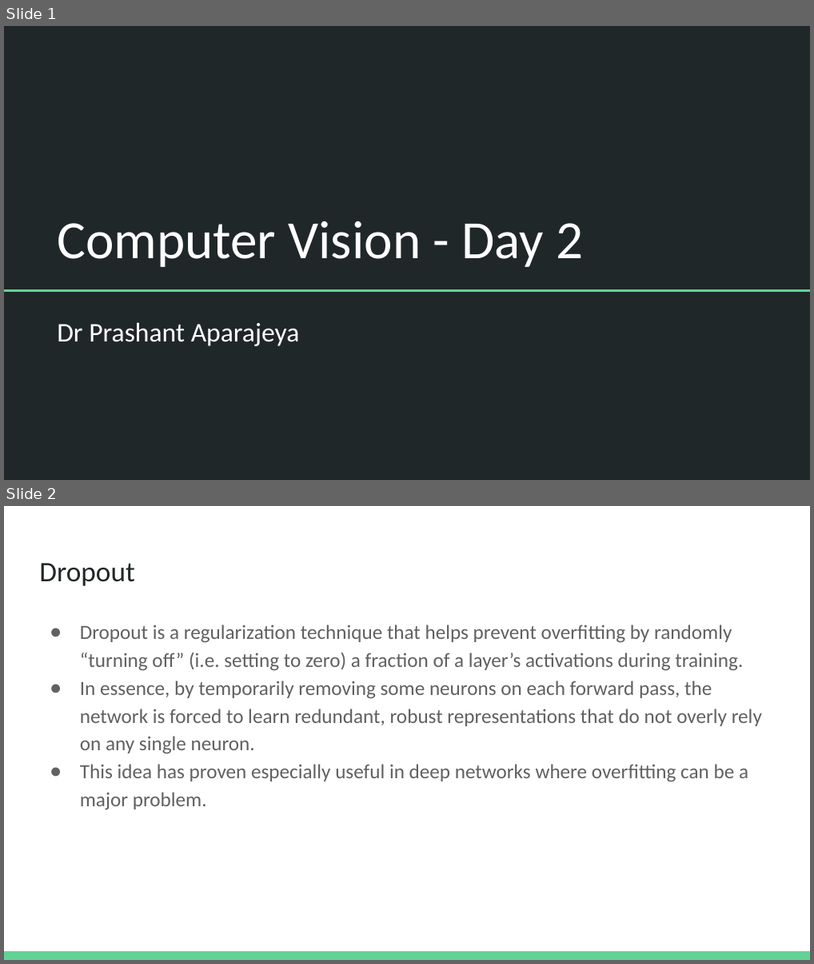
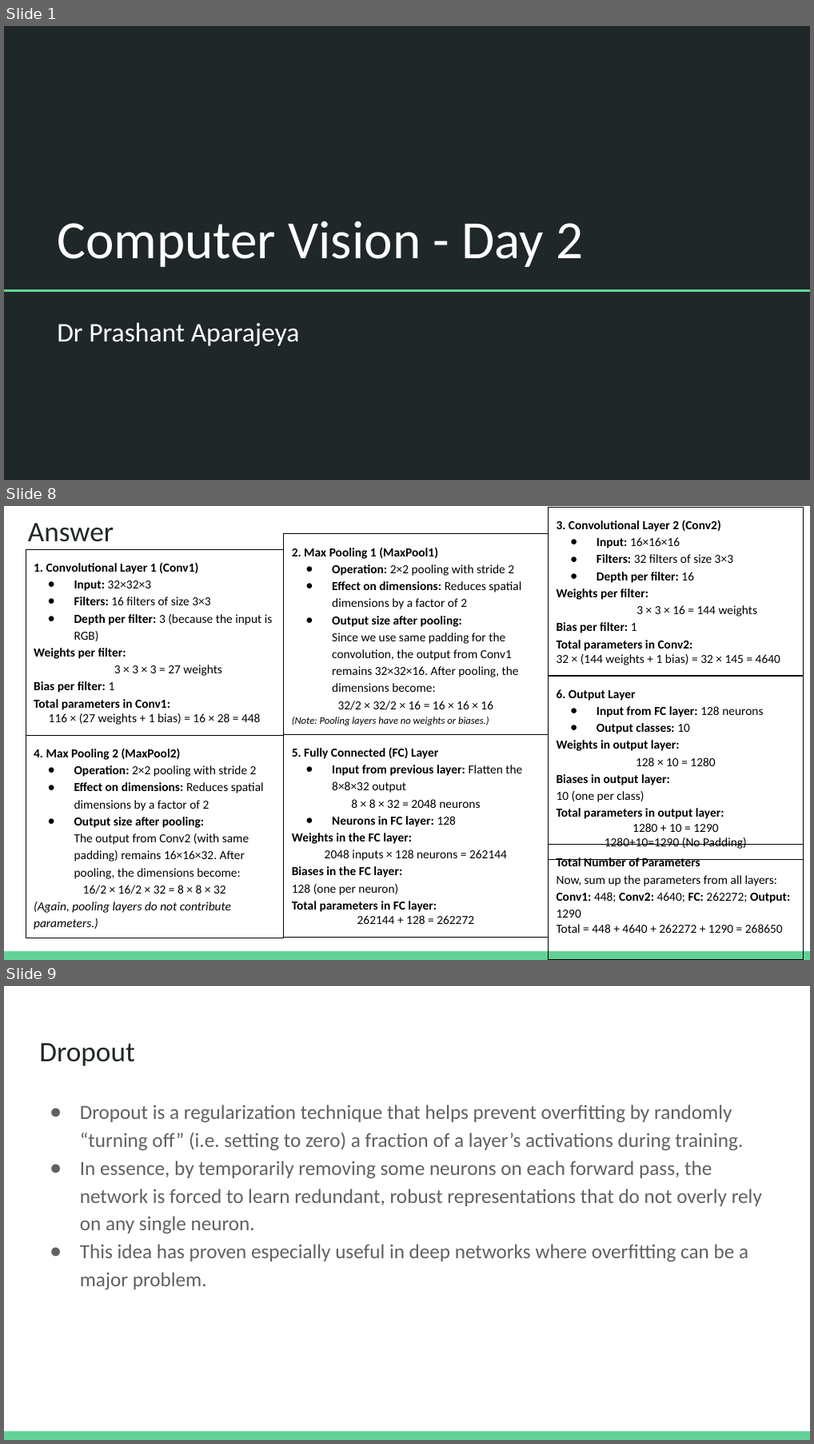
Before and after one commit to Hasan-Shahid/KA-Advanced-Ai-2025, a slide deck: Slides/Extra Slides/Computer Vision - Day 2.pptx. Shown one above the other, each under a label of ours: slides 1 and 2 before the commit, slides 1, 8 and 9 after it; the slides between them are not shown. The pictures are 814x964 and 814x1444 pixels, drawn with LibreOffice and Linux fonts; fonts in the diff are those of the drawing. Boxes give left, top, right and bottom in pixels: in the first picture for what was removed or moved away, otherwise in the second. Text is boxed around its words. In the diff, an @@ line names an element or a change of style, - is before the commit and + after.

```diff
--- a/Slides/Extra Slides/Computer Vision - Day 2.pptx
+++ b/Slides/Extra Slides/Computer Vision - Day 2.pptx
@@ slide 8 added at <box>4,506,810,960</box>, background #FFFFFF; not listed: 1 template element that a slide beside it also shows @@
@@ title added at <box>28,523,114,542</box>, 25.2 pt, text #202729 @@
+Answer
@@ rectangle added at <box>548,507,804,676</box>, outline #000000 0.75 pt, 11 pt, text #000000, bold @@
+3. Convolutional Layer 2 (Conv2)
+● Input: 16×16×16
+● Filters: 32 filters of size 3×3
+● Depth per filter: 16
+Weights per filter:
+3 × 3 × 16 = 144 weights
+Bias per filter: 1
+Total parameters in Conv2:
+32 × (144 weights + 1 bias) = 32 × 145 = 4640
@@ rectangle added at <box>26,549,284,735</box>, outline #000000 0.75 pt, 11 pt, text #000000, bold @@
+1. Convolutional Layer 1 (Conv1)
+● Input: 32×32×3
+● Filters: 16 filters of size 3×3
+● Depth per filter: 3 (because the input is RGB)
+Weights per filter:
+3 × 3 × 3 = 27 weights
+Bias per filter: 1
+Total parameters in Conv1:
+116 × (27 weights + 1 bias) = 16 × 28 = 448
@@ rectangle added at <box>284,534,548,734</box>, outline #000000 0.75 pt, 11 pt, text #000000 @@
+2. Max Pooling 1 (MaxPool1)
+● Operation: 2×2 pooling with stride 2
+● Effect on dimensions: Reduces spatial dimensions by a factor of 2
+● Output size after pooling:
+  Since we use same padding for the convolution, the output from Conv1 remains 32×32×16. After pooling, the dimensions become:
+32/2 × 32/2 × 16 = 16 × 16 × 16
+(Note: Pooling layers have no weights or biases.)
@@ rectangle added at <box>548,676,804,860</box>, outline #000000 0.75 pt, 11 pt, text #000000, bold @@
+6. Output Layer
+● Input from FC layer: 128 neurons
+● Output classes: 10
+Weights in output layer:
+128 × 10 = 1280
+Biases in output layer:
+10 (one per class)
+Total parameters in output layer:
+1280 + 10 = 1290
+1280+10=1290 (No Padding)
@@ rectangle added at <box>26,735,284,938</box>, outline #000000 0.75 pt, 11 pt, text #000000 @@
+4. Max Pooling 2 (MaxPool2)
+● Operation: 2×2 pooling with stride 2
+● Effect on dimensions: Reduces spatial dimensions by a factor of 2
+● Output size after pooling:
+  The output from Conv2 (with same padding) remains 16×16×32. After pooling, the dimensions become:
+16/2 × 16/2 × 32 = 8 × 8 × 32
+(Again, pooling layers do not contribute parameters.)
@@ rectangle added at <box>284,734,548,937</box>, outline #000000 0.75 pt, 11 pt, text #000000, bold @@
+5. Fully Connected (FC) Layer
+● Input from previous layer: Flatten the 8×8×32 output
+8 × 8 × 32 = 2048 neurons
+● Neurons in FC layer: 128
+Weights in the FC layer:
+2048 inputs × 128 neurons = 262144
+Biases in the FC layer:
+128 (one per neuron)
+Total parameters in FC layer:
+262144 + 128 = 262272
@@ rectangle added at <box>548,844,804,958</box>, outline #000000 0.75 pt, 11 pt, text #000000 @@
+Total Number of Parameters
+Now, sum up the parameters from all layers:
+Conv1: 448; Conv2: 4640; FC: 262272; Output: 1290
+Total = 448 + 4640 + 262272 + 1290 = 268650
@@ what was slide 2 is now slide 9 @@
```
Also in this commit, not shown: 8 other slides added, 10 other files.
